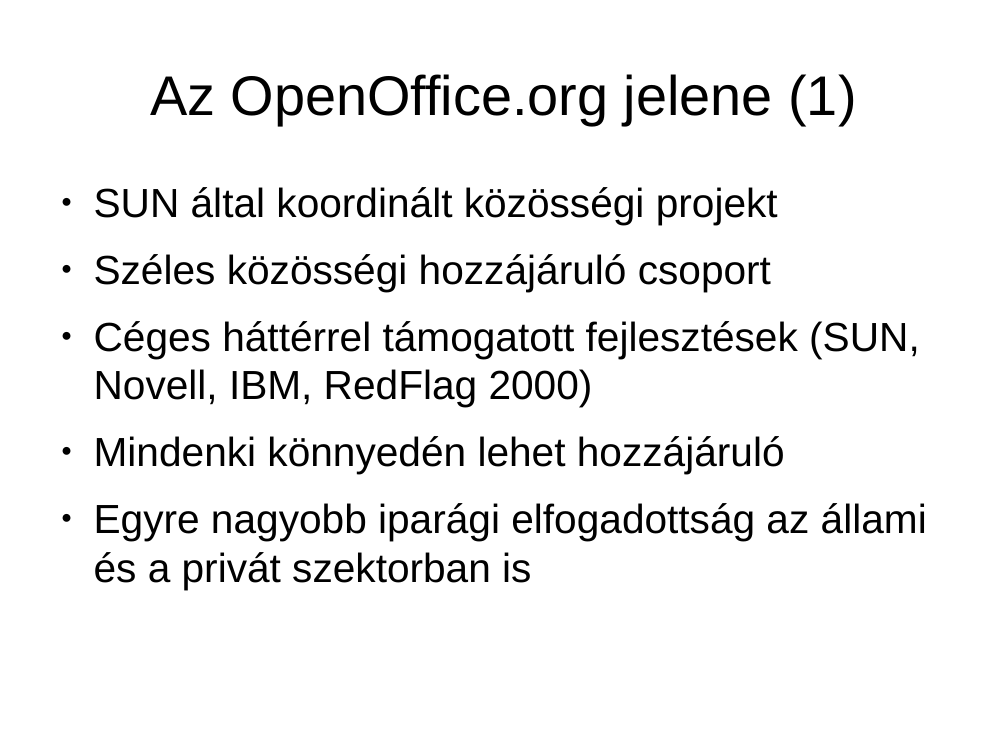
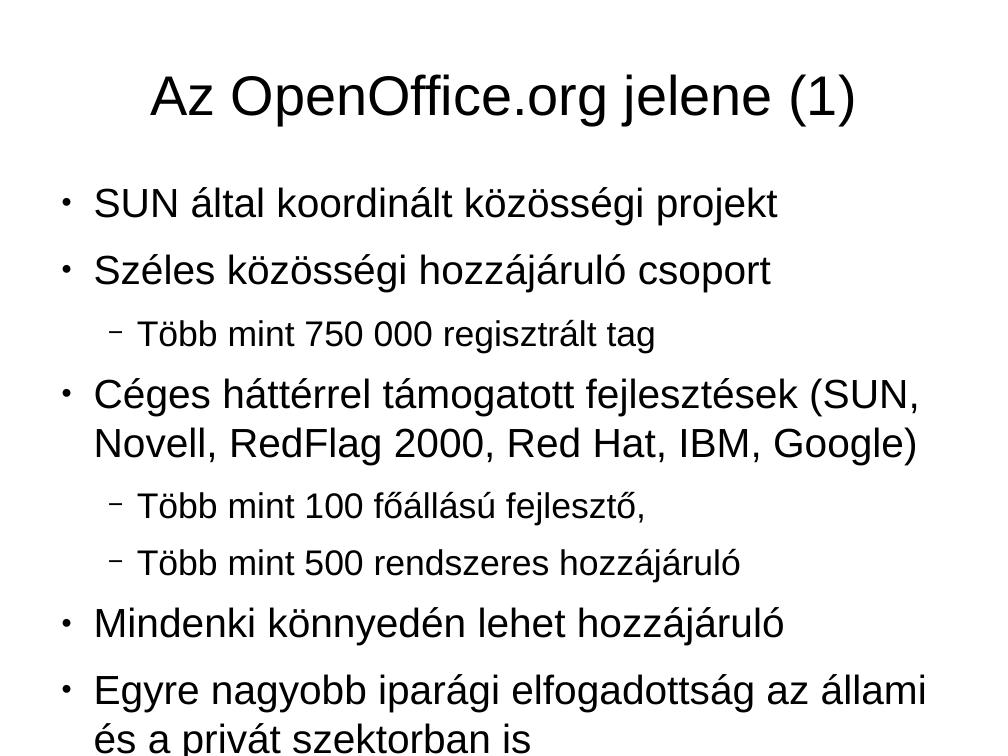
Before and after one commit to KAMI911/oxygenoffice, a slide deck: slide 7 of documents/marketing/hu/OpenOffice.org3_ujdonsagai.odp (slide 6 before the commit). Drawn at 1008x756 pixels with LibreOffice and Linux fonts; fonts in the diff are those of the drawing. Boxes give left, top, right and bottom in pixels: in the first picture for what was removed or moved away, otherwise in the second. Text is boxed around its words. In the diff, an @@ line names an element or a change of style, - is before the commit and + after.

Commit message:
M    documents/marketing/hu/OpenOffice.org3_ujdonsagai.odp

```diff
--- a/documents/marketing/hu/OpenOffice.org3_ujdonsagai.odp
+++ b/documents/marketing/hu/OpenOffice.org3_ujdonsagai.odp
@@ text at box(94, 319, 920, 583): text changed; size 32 to 28 pt @@
-● Céges háttérrel támogatott fejlesztések (SUN, Novell, IBM, RedFlag 2000)
+  − Több mint 750 000 regisztrált tag
+● Céges háttérrel támogatott fejlesztések (SUN, Novell, RedFlag 2000, Red Hat, IBM, Google)
+  − Több mint 100 főállású fejlesztő,
+  − Több mint 500 rendszeres hozzájáruló
```
Also in this commit, not shown: 5 other slides changed, 2 slides added.
